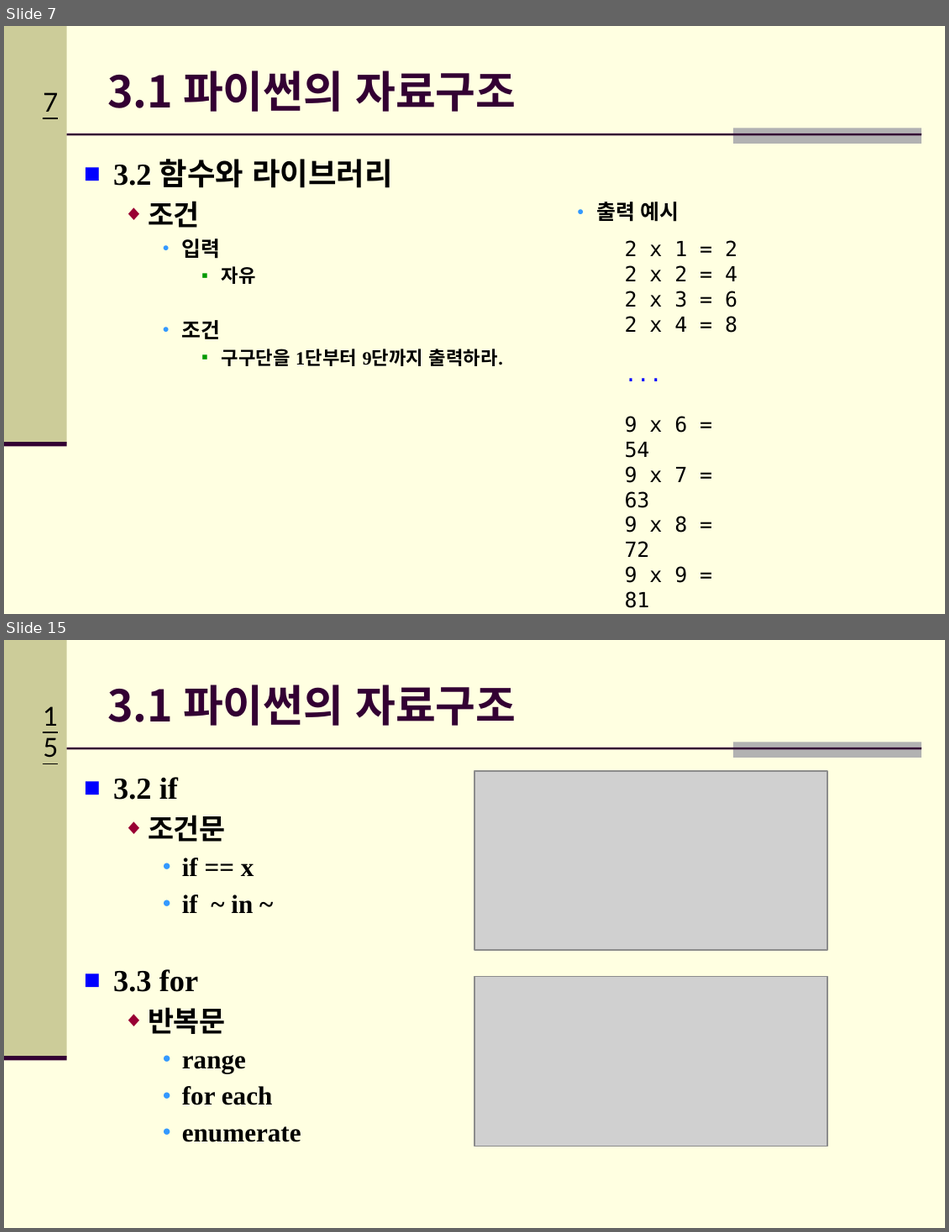
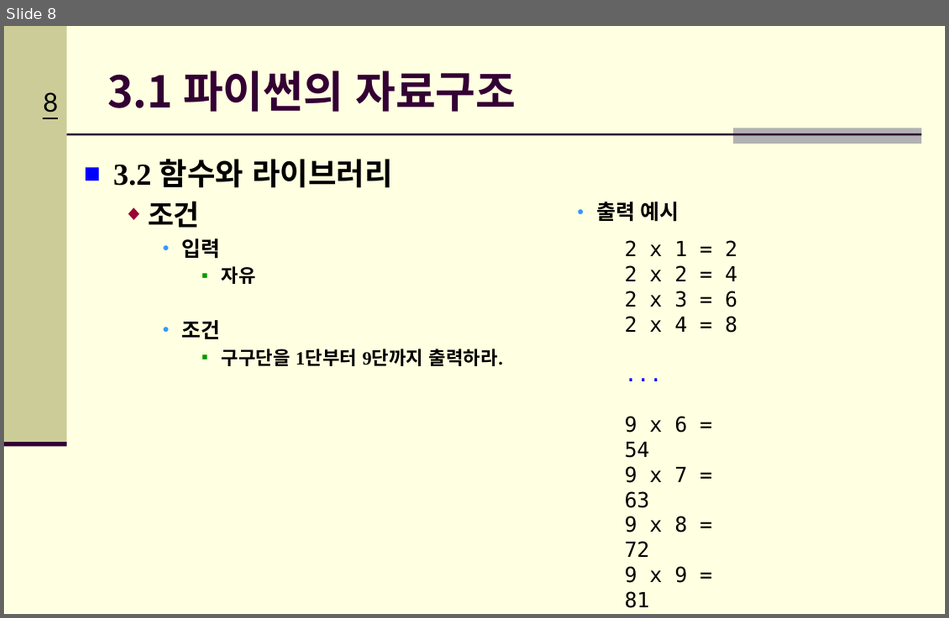
Before and after one commit to Hitbee-dev/OpenCV-Python, a slide deck: 2022-09-20/documents/CH_03_파이썬 기초_실습2.pptx. Shown one above the other, each under a label of ours: slides 7 and 15 before the commit, slide 8 after it; the slides between them are not shown. The pictures are 949x1232 and 949x618 pixels, drawn with LibreOffice and Linux fonts; fonts in the diff are those of the drawing; grey boxes stand for pictures; background and template pictures are left out. Boxes give left, top, right and bottom in pixels: in the first picture for what was removed or moved away, otherwise in the second. Text is boxed around its words. In the diff, an @@ line names an element or a change of style, - is before the commit and + after.

```diff
--- a/2022-09-20/documents/CH_03_파이썬 기초_실습2.pptx
+++ b/2022-09-20/documents/CH_03_파이썬 기초_실습2.pptx
@@ slide 15 removed at [4, 640, 945, 1228], background #FFFFE1; not listed: 5 template elements that a slide beside it also shows @@
@@ title removed at [107, 685, 516, 726] @@
-3.1 파이썬의 자료구조
@@ text removed at [113, 777, 301, 1142] @@
-■ 3.2 if
-  ◆ 조건문
-    ● if == x
-    ● if ~ in ~
-■ 3.3 for
-  ◆ 반복문
-    ● range
-    ● for each
-    ● enumerate
@@ picture removed at [474, 771, 827, 949] @@
@@ picture removed at [474, 977, 827, 1147] @@
@@ what was slide 7 is now slide 8 @@
@@ page number at [43, 92, 58, 113]: text changed @@
-7
+8
```
Also in this commit, not shown: 4 slides changed, 2 slides added, 11 other slides removed, 1 other file.
